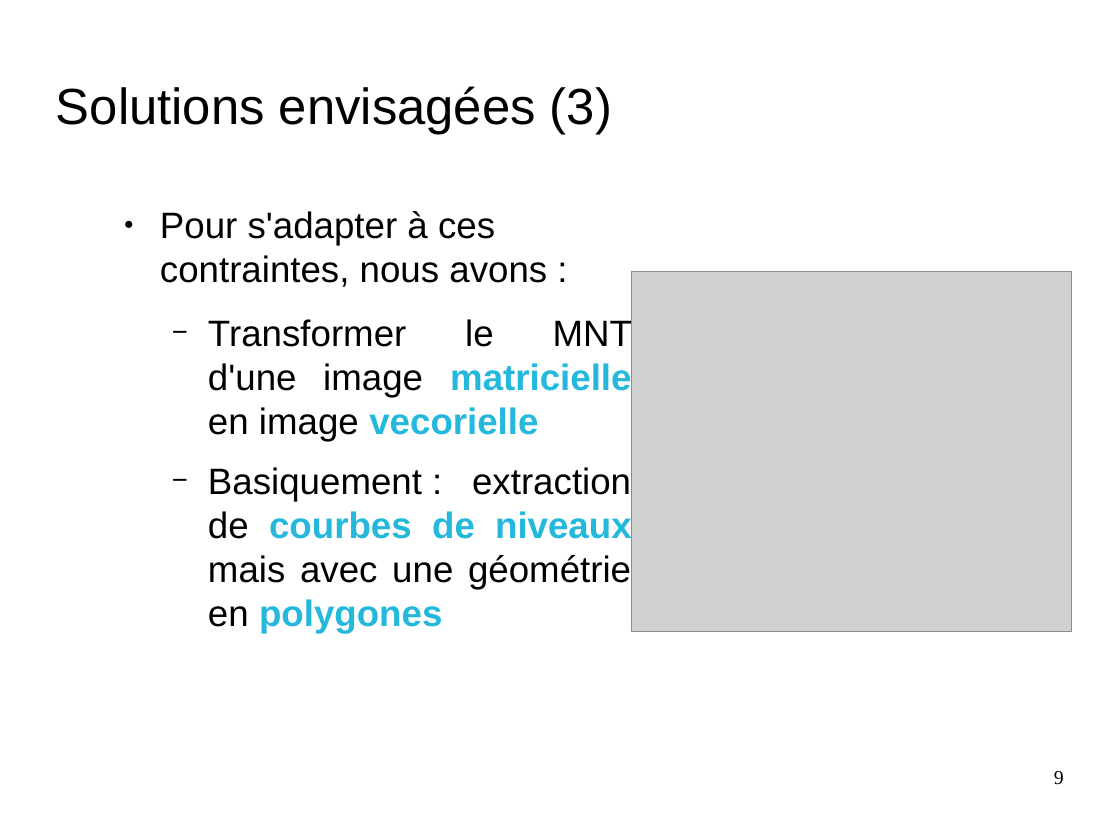
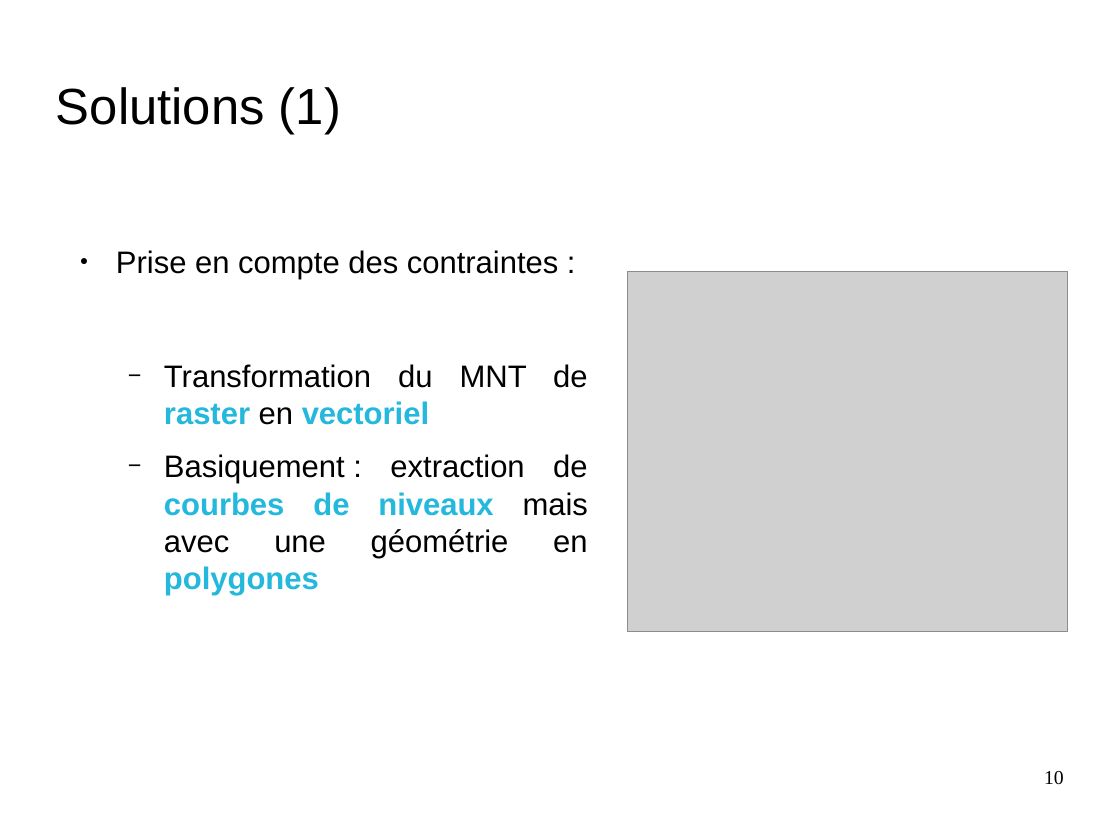
Before and after one commit to nesta7/designProject, a slide deck: slide 10 of Poster_Presentation/presentation_final_demoustication.odp (slide 9 before the commit). Drawn at 1120x840 pixels with LibreOffice and Linux fonts; fonts in the diff are those of the drawing; grey boxes stand for pictures; background and template pictures are left out. Boxes give left, top, right and bottom in pixels: in the first picture for what was removed or moved away, otherwise in the second. Text is boxed around its words. In the diff, an @@ line names an element or a change of style, - is before the commit and + after.

```diff
--- a/Poster_Presentation/presentation_final_demoustication.odp
+++ b/Poster_Presentation/presentation_final_demoustication.odp
@@ title at box(56, 87, 341, 134): text changed @@
-Solutions envisagées (3)
+Solutions (1)
@@ text "Prise en compte des contraintes ...": place and size @@
-text "Prise en compte des contraintes ..." at box(160, 211, 632, 633)
+text "Prise en compte des contraintes ..." at box(116, 250, 588, 596)
@@ text at box(116, 250, 587, 425): text changed; size 26 to 22 pt @@
-● Pour s'adapter à ces contraintes, nous avons :
-  − Transformer le MNT d'une image matricielle en image vecorielle
+● Prise en compte des contraintes :
+  − Transformation du MNT de raster en vectoriel
@@ picture: place and size @@
-picture at box(632, 272, 1072, 632)
+picture at box(628, 272, 1068, 632)
@@ text at box(164, 454, 588, 596): size 26 to 22 pt in "Basiquement : extraction de courbes de niveaux ..." @@
@@ page number at box(1044, 771, 1064, 785): text changed @@
-9
+10
```
Also in this commit, not shown: 12 other slides changed, 3 slides added, 3 slides removed, 2 other files.
